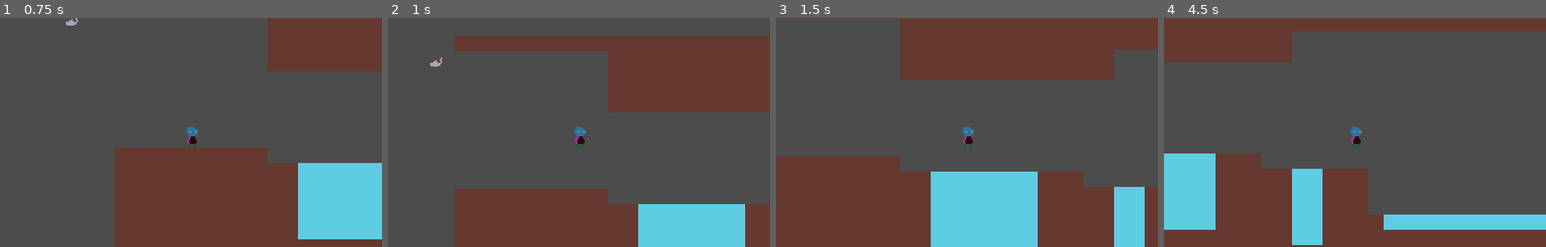
Above: before the commit, frames 1-4 (left to right).
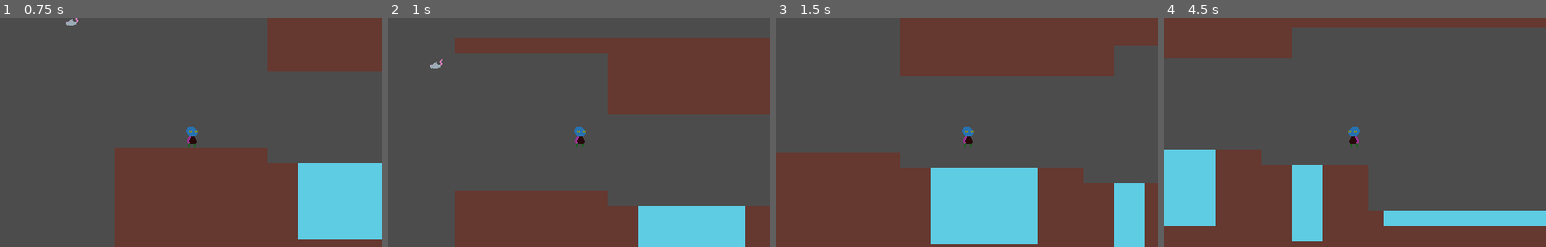
Above: after the commit, the same moments.

Repository: Bronsky91/Hatchling-Heroes
Game: Godot game, scene res://Scenes/Game.tscn
Same seed, same stepped clock (60 frames per second), same inputs: the game is played once before the commit and once after it.
Inputs:
- Up to frame 1 (0.75 s): hold Right (move_right) from 0.53 s (still down)
- Up to frame 2 (1 s): keep holding Right (move_right); tap Up (jump) at 0.77 s
- Up to frame 3 (1.5 s): keep holding Right (move_right)
- Up to frame 4 (4.5 s): tap Up (jump) at 1.52, 3.02, 3.77 s; release Right (move_right) at 2.03 s; hold Left (move_left) 2.03-2.78 s; hold Right (move_right) 2.78-4.28 s; hold Left (move_left) from 4.28 s (still down)

Frame 1 is identical in both runs. In frame 2, 2.1% of the frame differs, in the area x 11-100%, y 7-83%; in frame 3, 3.3%; in frame 4, 4.5%, in the area x 0-100%, y 4-100%.

Commit message:
Small player movement refactor, better sprite flip reactivity

Diff:
--- a/Scripts/Player.gd
+++ b/Scripts/Player.gd
@@ -21,26 +21,26 @@
 
 # Called every frame. 'delta' is the elapsed time since the previous frame.
 func _physics_process(delta):
-	# reset horizontal velocity
-	vel.x = 0
-	# movement inputs
-	if Input.is_action_pressed("move_left"):
-		vel.x -= speed
-	if Input.is_action_pressed("move_right"):
-		vel.x += speed
+	get_input()
 	# applying the velocity
 	vel = move_and_slide(vel, Vector2.UP)
 	# gravity
 	vel.y += gravity * delta
+	# reset horizontal velocity
+	vel.x = 0
+
+func get_input():
 	# jump input
 	if Input.is_action_pressed("jump") and is_on_floor():
 		vel.y -= jumpForce
-	# sprite direction
-		if vel.x < 0:
-			sprite.flip_h = true
-		elif vel.x > 0:
-			sprite.flip_h = false
-
+	# movement inputs
+	if Input.is_action_pressed("move_left"):
+		print('left')
+		vel.x -= speed
+		sprite.flip_h = true
+	if Input.is_action_pressed("move_right"):
+		vel.x += speed
+		sprite.flip_h = false
 
 func take_damage():
 	lives -= 1
